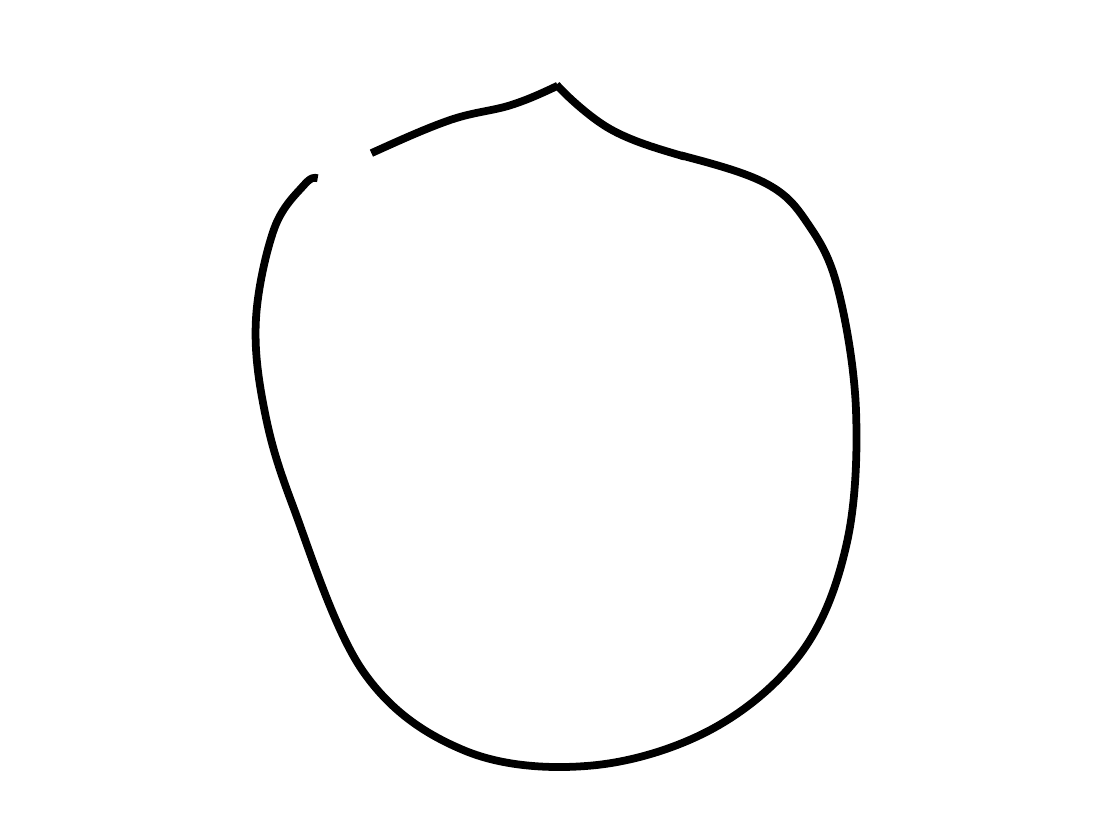
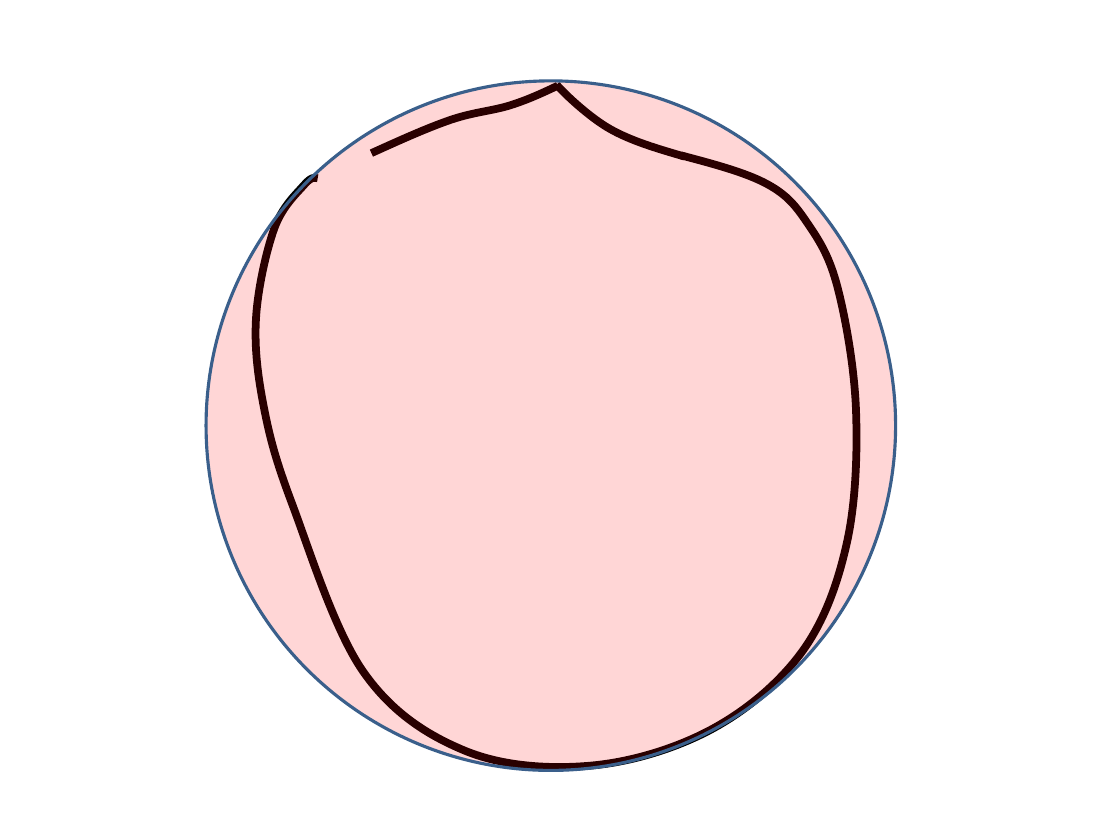
Before and after one commit to alkaline3mc/Halloween, a slide deck: slide 4 of Jack Skellington/Concept.pptx. Drawn at 1120x840 pixels with LibreOffice and Linux fonts; fonts in the diff are those of the drawing. Boxes give left, top, right and bottom in pixels: in the first picture for what was removed or moved away, otherwise in the second. Text is boxed around its words. In the diff, an @@ line names an element or a change of style, - is before the commit and + after.

```diff
--- a/Jack Skellington/Concept.pptx
+++ b/Jack Skellington/Concept.pptx
@@ ellipse added at <box>206,81,896,771</box>, fill #FF0000 at 16% opacity, outline #3A5F8C 2 pt @@
```
Also in this commit, not shown: 1 other file.
